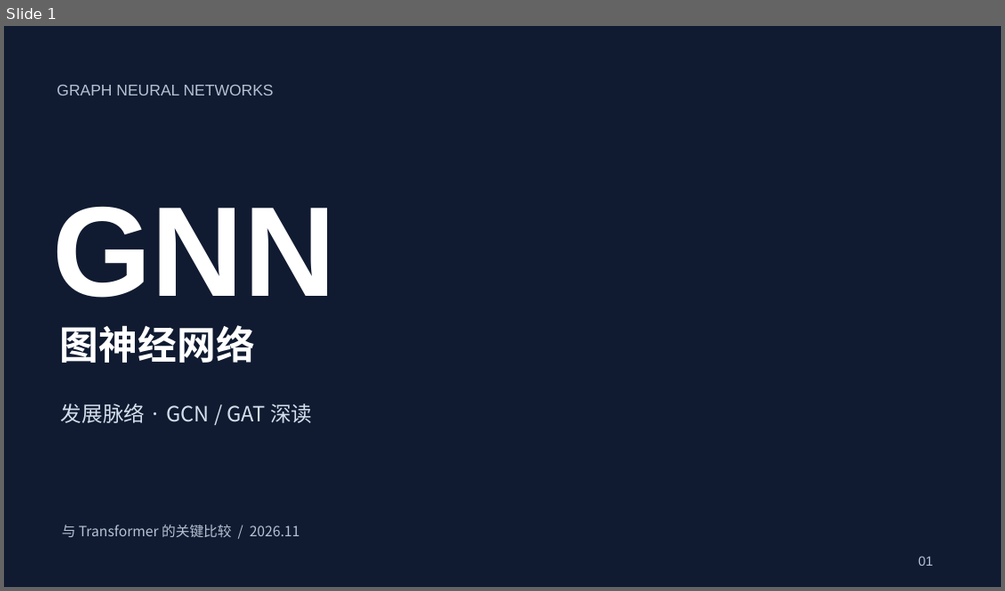
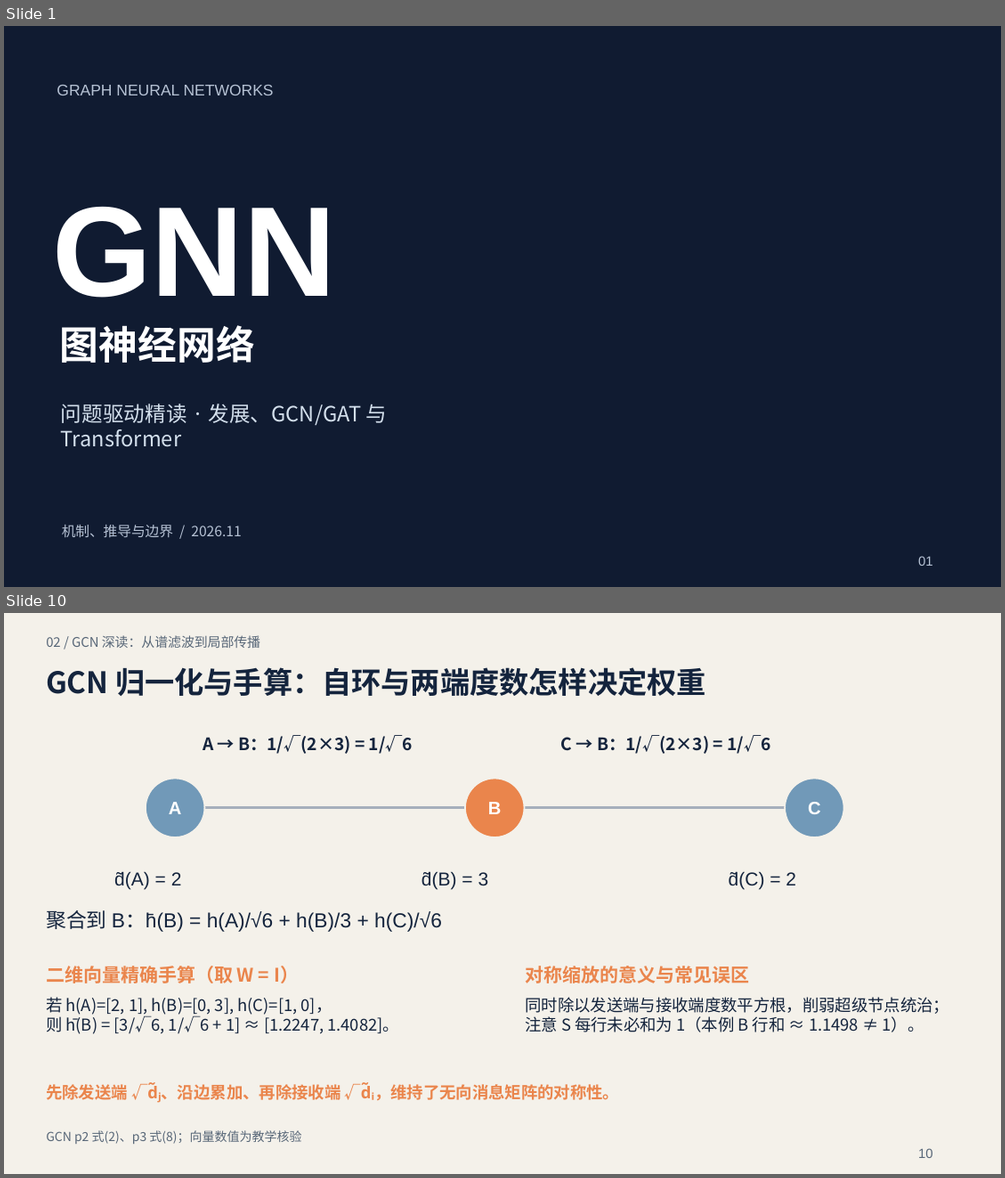
Before and after one commit to guozongzhi/GNN, a slide deck: outputs/presentations/GNN-原理与关键论文.pptx. Shown one above the other, each under a label of ours: slide 1 before the commit, slides 1 and 10 after it; the slides between them are not shown. The pictures are 1005x591 and 1005x1178 pixels, drawn with LibreOffice and Linux fonts; fonts in the diff are those of the drawing; background and template pictures are left out. Boxes give left, top, right and bottom in pixels: in the first picture for what was removed or moved away, otherwise in the second. Text is boxed around its words. In the diff, an @@ line names an element or a change of style, - is before the commit and + after.

```diff
--- a/outputs/presentations/GNN-原理与关键论文.pptx
+++ b/outputs/presentations/GNN-原理与关键论文.pptx
@@ slide 10 added at [4,613,1001,1174], background #F4F1EA @@
@@ text added at [46,635,260,648], 12.8 pt, text #586778 @@
+02 / GCN 深读：从谱滤波到局部传播
@@ text added at [46,667,706,696], 28.5 pt, text #14243D, bold @@
+GCN 归一化与手算：自环与两端度数怎样决定权重
@@ text added at [202,735,413,754], 16.5 pt, text #14243D, bold @@
+A → B：1/√(2×3) = 1/√6
@@ text added at [561,735,771,754], 16.5 pt, text #14243D, bold @@
+C → B：1/√(2×3) = 1/√6
@@ ellipse added at [146,779,204,837], fill #7199B8, outline #F4F1EA 1.5 pt, 17.2 pt, text #FFFFFF, bold @@
+A
@@ ellipse added at [465,779,525,837], fill #EA854C, outline #F4F1EA 1.5 pt, 17.2 pt, text #FFFFFF, bold @@
+B
@@ ellipse added at [785,779,844,837], fill #7199B8, outline #F4F1EA 1.5 pt, 17.2 pt, text #FFFFFF, bold @@
+C
@@ line added from (204, 807) to (465, 807), #A6AFBC 2.25 pt @@
@@ line added from (525, 807) to (785, 807), #A6AFBC 2.25 pt @@
@@ text added at [114,871,182,889], 18 pt, text #14243D @@
+d̃(A) = 2
@@ text added at [421,871,489,889], 18 pt, text #14243D @@
+d̃(B) = 3
@@ text added at [728,871,796,889], 18 pt, text #14243D @@
+d̃(C) = 2
@@ text added at [46,910,442,932], 19.5 pt, text #14243D @@
+聚合到 B：h̄(B) = h(A)/√6 + h(B)/3 + h(C)/√6
@@ text added at [46,965,299,983], 18 pt, text #EA854C, bold @@
+二维向量精确手算（取 W = I）
@@ text added at [525,965,749,983], 18 pt, text #EA854C, bold @@
+对称缩放的意义与常见误区
@@ text added at [46,997,400,1034], 15.8 pt, text #14243D @@
+若 h(A)=[2, 1], h(B)=[0, 3], h(C)=[1, 0]，
+则 h̄(B) = [3/√6, 1/√6 + 1] ≈ [1.2247, 1.4082]。
@@ text added at [525,997,949,1032], 15.8 pt, text #14243D @@
+同时除以发送端与接收端度数平方根，削弱超级节点统治；
+注意 S 每行未必和为 1（本例 B 行和 ≈ 1.1498 ≠ 1）。
@@ text added at [46,1082,620,1103], 15.8 pt, text #EA854C, bold @@
+先除发送端 √d̃ⱼ、沿边累加、再除接收端 √d̃ᵢ，维持了无向消息矩阵的对称性。
@@ text added at [46,1130,301,1143], 12 pt, text #586778 @@
+GCN p2 式(2)、p3 式(8)；向量数值为教学核验
@@ text added at [918,1148,933,1158], 12.8 pt, text #586778 @@
+10
@@ slide 1 changed as well @@
@@ text at [61,403,388,447]: text changed @@
-发展脉络 · GCN / GAT 深读
+问题驱动精读 · 发展、GCN/GAT 与 Transformer
@@ text at [62,524,242,537]: text changed @@
-与 Transformer 的关键比较 / 2026.11
+机制、推导与边界 / 2026.11
```
Also in this commit, not shown: 7 other slides changed, 24 other slides added, 18 slides removed, 5 other files.
